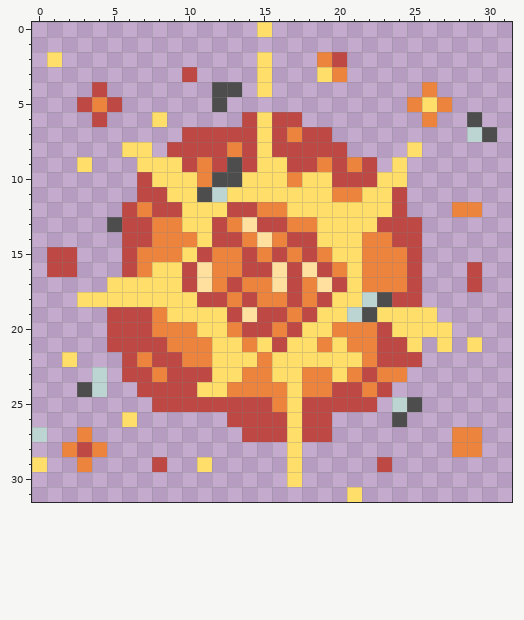
Pixel-art sprite, stored at Assets/Hazzards/Explotion/Explotion full.png. The first picture shows the starting point.
The file is 32x32 pixels.
And afterwards:
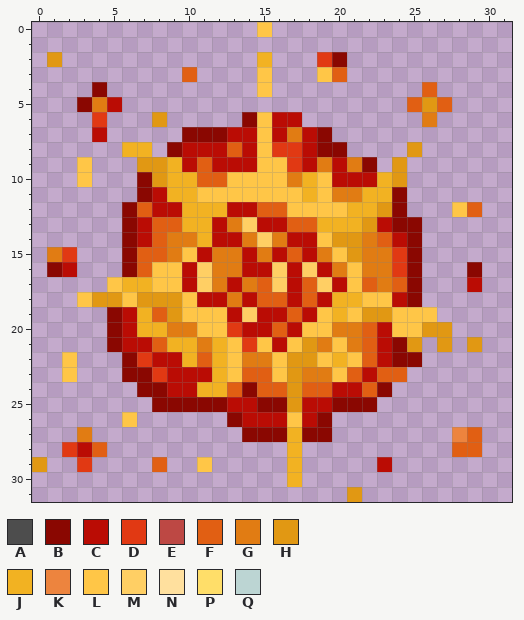
Palette (. is transparent): A #4d4d4d  B #8a0701  C #ba0c04  D #e13913  E #bd4844  F #e15f13  G #e17c13  H #e19813  J #f2b222  K #ed843e  L #ffc647  M #ffcf64  N #ffe09e  P #ffde69  Q #bcd5d3
Difference:
@@ x 0..31 @@
- 0 ...............P................
+ 0 ...............L................
  1 ................................
- 2 .P.............P...KE...........
- 3 ..........E....P...PK...........
- 4 ....E.......AA.P..........K.....
- 5 ...EKE......A............KPK....
- 6 ....E...P.....EPEE........K..A..
- 7 ..........EEEEEPEKEE.........QA.
- 8 ......PP.EEEEKEPEEEEE....P......
- 9 ...P...PPPEKEAEPPEEKEKE.P.......
-10 .......EPPPKAAPPPKPPEEEPP.......
-11 .......EEPPAQPPPPPPPKKPPE.......
-12 ......EKEEPPPEEKKPPPPPPPE...KK..
-13 .....AEEKKPPEKNEEKKPPPPEEE......
-14 ......EEKKKPEEKNKEEPPPKKEE......
-15 .EE...EKKKPEKKEKEKEKPPKKKE......
-16 .EE...EKPPENKKEENENEKPKKKE...E..
-17 .....PPPPPENKEKKNEKNEPKKKE...E..
-18 ...PPPPPPPPEEKEKKEKEPPQAEE......
-19 .....EEEKPPPPENEEKEPPQAPPPP.....
-20 .....EEEKKKPPKEEKEPPKKKEPPPP....
-21 .....EEEEKKKPPKPEPPKPKKEEP.P.P..
-22 ..P...EKEEKKPPPKPPPPPPKEEE......
-23 ....Q.EEKEEEPPKKPPKKPKEKK.......
-24 ...AQ..EEEEPPKKKKPKKEEKE........
-25 ........EEEEEEEEKPEEEEE.QA......
-26 ......P......EEEEPEE....A.......
-27 Q..K..........EEEPEE........KK..
-28 ..KEK............P..........KK..
-29 P..K....E..P.....P.....E........
-30 .................P..............
-31 .....................P..........
+ 2 .H.............J...DB...........
+ 3 ..........F....L...LF...........
+ 4 ....B..........L..........F.....
+ 5 ...BGC...................FHF....
+ 6 ....D...H.....BLCC........G.....
+ 7 ....C.....BBBCCLCGCB............
+ 8 ......JJ.BCCCFCLDDCBB....H......
+ 9 ...L...HHJCFCCCLLDCGCGB.H.......
+10 ...L...BHJJFFLLLLGJLCCCJH.......
+11 .......BCJJLLLLLLLJLGGJJB.......
+12 ......BFCCJJJCCFFLLLLJJHB...LF..
+13 ......BCFFJJCGMCCFFJJJHCBB......
+14 ......BCFGGJCCGMGCCLHHGFCB......
+15 .GD...BFFGLCGGCGCFCGLHGGDB......
+16 .BC...BFLLCMGGCCMCMCGLGGDB...B..
+17 .....LJJLLCMGCGFMCFMCLFGFB...C..
+18 ...LHHLHHHLCCGCFFCFCJJLLCB......
+19 .....BCJFHLLLCMCCFCLJLHHLLL.....
+20 .....BCJJGGLLDCCFCLLGGFCLLHH....
+21 .....BCCFJJGJLDLCLHGLGFCBH.H.H..
+22 ..L...BDCCJFJLGGLHHLJLFCBB......
+23 ..L...BBDCCCJLFFLHGGLFCFF.......
+24 .......BBCCJJFBFFHFFCCFB........
+25 ........BBBBBCCBBHCCBBB.........
+26 ......L......BCCCLCB............
+27 ...G..........BBBJBB........KF..
+28 ..DCF............J..........FF..
+29 H..D....F..L.....J.....C........
+30 .................J..............
+31 .....................H..........
Pixel boxes of the changes (left, top, right, bottom) in both pictures:
changed: (32, 22, 497, 502)
